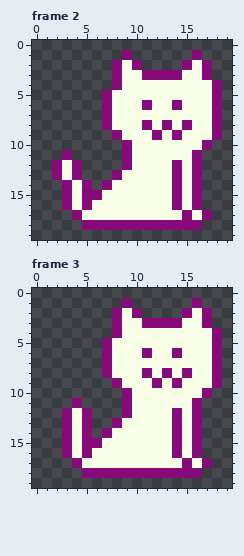
File history of a pixel-art file, assets/aseprite/kitty.aseprite. Above is the file before it was changed.
20x20 pixels, 7 frames. Shown: frame 2, frame 3. The commit also changed other frames, which this record leaves out.
The result:
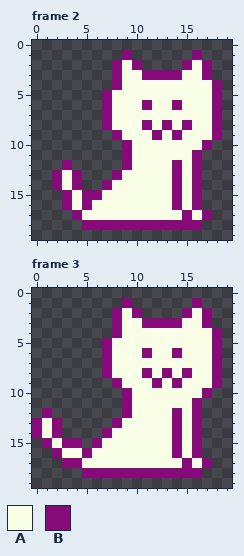
Palette (. is transparent): A #f9ffe7  B #870a7a
What changed:
--- frame 2
@@ x 0..7 @@
 10 ........
-11 ...B....
-12 ..BAB...
+11 ........
+12 ...B....
 13 ..BAB...
-14 ...BAB.B
+14 ..BAB..B
 15 ...BABBA
--- frame 3
@@ x 0..7 @@
 10 ........
-11 ....B...
-12 ...BAB..
-13 ...BAB..
-14 ...BAB.B
-15 ...BABBA
-16 ...BABAA
-17 ....BAAA
+11 ........
+12 .B......
+13 BAB.....
+14 BAB....B
+15 .BABB.BA
+16 ..BAABAA
+17 ...BBAAA
 18 .....BBB
Pixel boxes of the changes (left, top, right, bottom) in both pictures:
changed: (52, 150, 92, 190)
changed: (32, 398, 92, 468)
